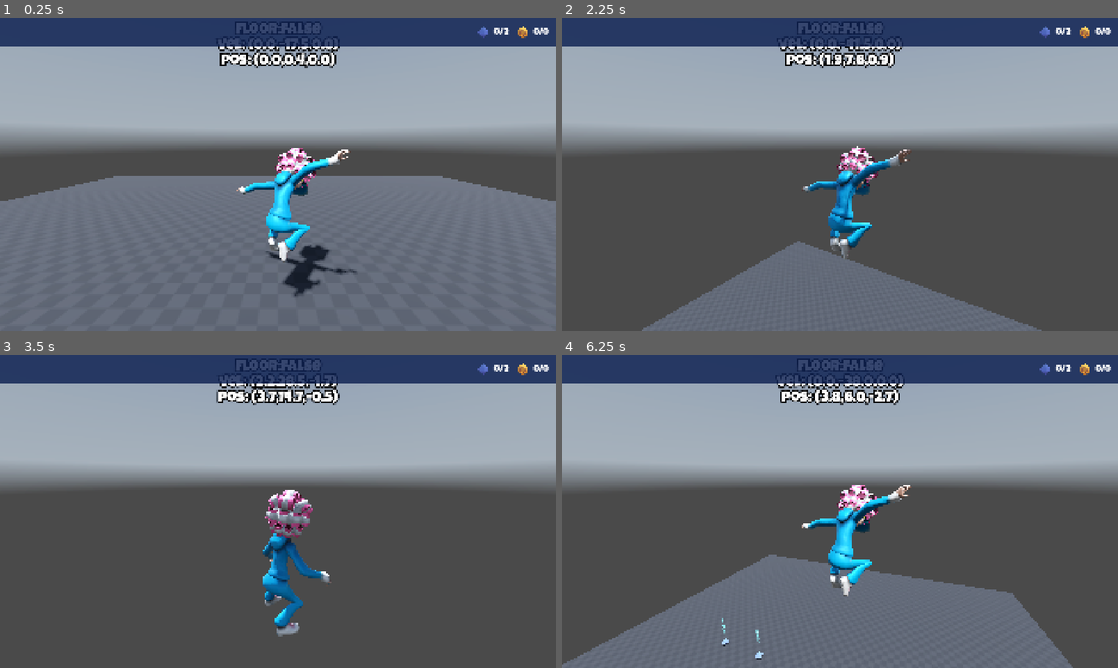
Above: before the commit, frames 1-4 (two rows, left to right).
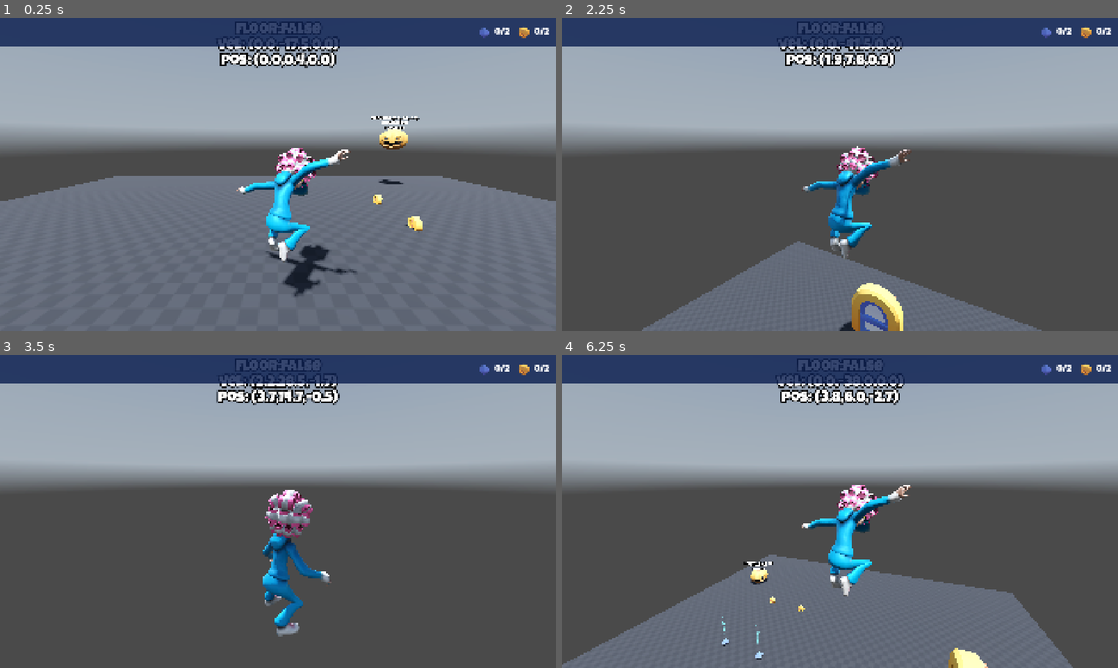
Above: after the commit, the same moments.

Repository: razhammer/GrannyCapers
Game: Godot game, scene res://Scenes/Level/LevelBase.tscn
Two runs of this game, one before a commit and one after it. Both use one fixed random seed, a clock stepped at 60 frames per second and the inputs below. A sky picture missing from this copy of the repository is replaced by a grey-blue gradient.
Inputs:
- Up to frame 1 (0.25 s): no input
- Up to frame 2 (2.25 s): tap Enter (shoot) at 0.5, 1.55 s; hold D (move_right) 0.53-1.28 s; hold Enter (shoot) 0.53-1.28 s; tap Space (jump) at 0.77, 0.8, 1.07, 1.35, 1.52, 1.82 s; hold S (move_backward) 1.28-2.03 s; hold D (move_right) from 2.03 s (still down); hold Enter (shoot) from 2.03 s (still down)
- Up to frame 3 (3.5 s): tap Space (jump) at 2.3, 3.02, 3.32 s; release D (move_right) at 2.78 s; release Enter (shoot) at 2.78 s; hold W (move_forward) from 2.78 s (still down); tap Enter (shoot) at 2.85 s
- Up to frame 4 (6.25 s): release W (move_forward) at 3.53 s; hold A (move_left) 3.53-5.03 s; tap Space (jump) at 3.6, 3.77, 4.07, 4.52, 4.82, 5.3, 5.85, 6.02 s; tap Enter (shoot) at 4.35, 6.05 s; hold S (move_backward) 5.03-5.78 s; hold Enter (shoot) 5.03-5.78 s; hold D (move_right) from 5.78 s (still down)

The runs differ from the first frame. In frame 1, 0.8% of the frame differs, in the area x 66-99%, y 2-68%; in frame 2, 1.4%, in the area x 49-99%, y 2-100%; in frame 3, 0.1%; in frame 4, 0.7%.

Commit message:
15/03/2026

Diff:
--- a/Globals/SignalHub.gd
+++ b/Globals/SignalHub.gd
@@ -4,13 +4,30 @@
 signal on_pickup_collected(pick_up: Pickup)
 signal on_pickup_scores_updated(scores: PickupScores)
 signal on_jewels_collected
+signal on_key_collected
+signal on_level_completed
+signal on_player_died
+
+
+func emit_on_player_died() -> void:
+	on_player_died.emit()
+
+
+func emit_on_key_collected() -> void:
+	on_key_collected.emit()
+
 
 func emit_on_pickup_collected(pick_up: Pickup) -> void:
 	on_pickup_collected.emit(pick_up)
+
 
 func emit_on_pickup_scores_updated(scores: PickupScores) -> void:
 	on_pickup_scores_updated.emit(scores)
 
 
-func emit_on_jewels_collected():
+func emit_on_jewels_collected() -> void:
 	on_jewels_collected.emit()
+
+
+func emit_on_level_completed() -> void:
+	on_level_completed.emit()
--- /dev/null
+++ b/Scenes/Enemies/Pumpkin/Pumpkin.gd
@@ -0,0 +1,59 @@
+extends CharacterBody3D
+
+@export var speed: float = 3.0
+@export var gravity: float = -20.0
+@export var jump_speed: float = 10.0
+@export var jump_distance: float = 10.0
+
+
+@onready var jump_timer: Timer = $JumpTimer
+@onready var label_debug: Label3D = $LabelDebug
+@onready var link_player: LinkPlayer = $LinkPlayer
+@onready var effects: AudioStreamPlayer3D = $Effects
+
+
+
+var _can_jump: bool = true
+var _was_on_floor: bool = true
+
+func _physics_process(delta: float) -> void:
+	if !link_player.granny:
+		return
+
+	velocity.y += gravity * delta
+
+	try_jump()
+	move_and_slide()
+	if !_was_on_floor !=is_on_floor():
+		effects.play()
+		_was_on_floor = is_on_floor()
+
+
+
+func try_jump() -> void:
+
+	var direction: Vector3 = link_player.direction_to_granny(global_position)
+	var flat_position: Vector3 = link_player.granny_pos_set_y(global_position.y)
+	var distance_to_player: float = global_position.distance_to(flat_position)
+
+	look_at(flat_position, Vector3.UP)
+
+	if _can_jump and distance_to_player < jump_distance:
+		_can_jump = false
+		velocity.y = jump_speed
+		velocity.x = direction.x * speed
+		velocity.z = direction.z * speed
+		jump_timer.start()
+	elif is_on_floor():
+		velocity.x = 0
+		velocity.z = 0
+
+	label_debug.text = "direction:%s\ndistance:%.1f\ntimer:%.1f" % [
+		GrannyUtils.formatted_vec3(direction),
+		distance_to_player,
+		jump_timer.time_left
+	]
+
+
+func _on_jump_timer_timeout() -> void:
+	_can_jump = true
--- /dev/null
+++ b/Scenes/Enemies/Pumpkin/Pumpkin.tscn
@@ -0,0 +1,43 @@
+[gd_scene format=3 uid="uid://mrkdxco5vyt3"]
+
+[ext_resource type="Script" uid="uid://cslp5ekkctwkq" path="res://Scenes/Enemies/Pumpkin/Pumpkin.gd" id="1_foek2"]
+[ext_resource type="PackedScene" uid="uid://ditk8pl8hvbyt" path="res://Assets/Models/Enemies/Pumpkin/Pumpkin.glb" id="1_vv4x1"]
+[ext_resource type="AudioStream" uid="uid://bc7oqn83xl1t6" path="res://Assets/Audio/Enemies/pumpkin.wav" id="2_w6hay"]
+[ext_resource type="PackedScene" uid="uid://behhj1x1xjw24" path="res://Scenes/Utility/LinkPlayer/LinkPlayer.tscn" id="3_3bi1x"]
+[ext_resource type="PackedScene" uid="uid://cxo1qecuoof4p" path="res://Scenes/Utility/FallsOff/FallsOff.tscn" id="4_foek2"]
+
+[sub_resource type="CapsuleShape3D" id="CapsuleShape3D_w6hay"]
+radius = 0.43701172
+height = 0.92285156
+
+[node name="Pumpkin" type="CharacterBody3D" unique_id=1213548927]
+collision_layer = 0
+script = ExtResource("1_foek2")
+
+[node name="CollisionShape3D" type="CollisionShape3D" parent="." unique_id=1812272012]
+transform = Transform3D(1, 0, 0, 0, 1, 0, 0, 0, 1, 0, 0.43554688, 0)
+shape = SubResource("CapsuleShape3D_w6hay")
+
+[node name="Pumpkin" parent="." unique_id=1623699423 instance=ExtResource("1_vv4x1")]
+transform = Transform3D(-0.8, 0, -6.9938224e-08, 0, 0.8, 0, 6.9938224e-08, 0, -0.8, 0, 0, 0)
+
+[node name="Effects" type="AudioStreamPlayer3D" parent="." unique_id=1436843858]
+stream = ExtResource("2_w6hay")
+
+[node name="JumpTimer" type="Timer" parent="." unique_id=1736733290]
+wait_time = 3.0
+one_shot = true
+
+[node name="LinkPlayer" parent="." unique_id=671507847 instance=ExtResource("3_3bi1x")]
+
+[node name="FallsOff" parent="." unique_id=1638287272 instance=ExtResource("4_foek2")]
+
+[node name="LabelDebug" type="Label3D" parent="." unique_id=2063858663]
+transform = Transform3D(1, 0, 0, 0, 1, 0, 0, 0, 1, 0, 1.171967, 0)
+billboard = 1
+text = "asdfasdf
+asdfasdf
+asdfasdf"
+font_size = 40
+
+[connection signal="timeout" from="JumpTimer" to="." method="_on_jump_timer_timeout"]
--- a/Scenes/Hud/Hud.gd
+++ b/Scenes/Hud/Hud.gd
@@ -3,17 +3,31 @@
 @onready var label_jewels: Label = $PC/HB/HBJewel/LabelJewels
 @onready var label_coins: Label = $PC/HB/HBCoin/LabelCoins
 @onready var key_image: TextureRect = $PC/KeyImage
+@onready var label_exit: Label = $PC/LabelExit
+@onready var level_complete_rect: ColorRect = $LevelCompleteRect
+@onready var music: AudioStreamPlayer = $Music
+@onready var continue_label: Label = $LevelCompleteRect/VB/ContinueLabel
 
+
+const DARKLING = preload("uid://bxnsd1fqwxay")
+const PARADISE_FOUND = preload("uid://mh5qe0y1arse")
+
+
+func _ready() -> void:
+	level_complete_rect.hide()
 
 
 func _enter_tree() -> void:
 	SignalHub.on_pickup_scores_updated.connect(pickup_score_update)
 	SignalHub.on_jewels_collected.connect(on_jewels_collected)
+	SignalHub.on_key_collected.connect(on_key_collected)
+	SignalHub.on_level_completed.connect(on_level_completed)
 
 
 func pickup_score_update(scores: PickupScores) -> void:
 	label_jewels.text = "%d/%d" % [scores.jewels_count, scores.jewels_total]
 	label_coins.text = "%d/%d" % [scores.coins_count, scores.coins_total]
+
 
 func on_jewels_collected():
 	key_image.show()
@@ -21,3 +35,20 @@
 	tween.set_loops(0)
 	tween.tween_property(key_image, "modulate", Color(1.0,1.0,1.0,0.0), 0.5)
 	tween.tween_property(key_image, "modulate", Color(1.0,1.0,1.0,1.0), 0.5)
+
+
+func show_game_over(is_dead: bool):
+	get_tree().paused = true
+	level_complete_rect.show()
+	await get_tree().create_timer(1.0).timeout
+	continue_label.show()
+	GrannyUtils.play_clip_plain(music, PARADISE_FOUND)
+
+
+func on_key_collected():
+	key_image.hide()
+	label_exit.show()
+
+
+func on_level_completed() -> void:
+	show_game_over(false)
--- a/Scenes/Hud/Hud.tscn
+++ b/Scenes/Hud/Hud.tscn
@@ -4,6 +4,19 @@
 [ext_resource type="Texture2D" uid="uid://c6deecgs7aio4" path="res://Assets/Images/Textures/Items/coin-gold.png" id="2_iteex"]
 [ext_resource type="Texture2D" uid="uid://bh0xh4b13rhw8" path="res://Assets/Images/Textures/Items/jewel.png" id="2_xymhr"]
 [ext_resource type="Texture2D" uid="uid://baxms0hakwl7x" path="res://Assets/Images/Textures/Items/key.png" id="4_bbjj2"]
+
+[sub_resource type="LabelSettings" id="LabelSettings_ysf55"]
+font_size = 100
+outline_size = 16
+outline_color = Color(0, 0, 0, 1)
+shadow_size = 2
+
+[sub_resource type="LabelSettings" id="LabelSettings_ighhf"]
+font_size = 64
+font_color = Color(0.33333334, 1, 1, 1)
+outline_size = 16
+outline_color = Color(0, 0, 0, 1)
+shadow_size = 2
 
 [sub_resource type="StyleBoxFlat" id="StyleBoxFlat_xymhr"]
 content_margin_left = 24.0
@@ -16,6 +29,9 @@
 [sub_resource type="LabelSettings" id="LabelSettings_xymhr"]
 font_size = 32
 
+[sub_resource type="LabelSettings" id="LabelSettings_bbjj2"]
+font_size = 32
+
 [node name="Hud" type="Control" unique_id=613413698]
 process_mode = 3
 layout_mode = 3
@@ -25,6 +41,44 @@
 grow_horizontal = 2
 grow_vertical = 2
 script = ExtResource("1_ysf55")
+
+[node name="LevelCompleteRect" type="ColorRect" parent="." unique_id=1156918933]
+layout_mode = 1
+anchors_preset = 15
+anchor_right = 1.0
+anchor_bottom = 1.0
+grow_horizontal = 2
+grow_vertical = 2
+color = Color(0.3647059, 0, 0.87058824, 0.60784316)
+
+[node name="VB" type="VBoxContainer" parent="LevelCompleteRect" unique_id=79288613]
+layout_mode = 1
+anchors_preset = 8
+anchor_left = 0.5
+anchor_top = 0.5
+anchor_right = 0.5
+anchor_bottom = 0.5
+offset_left = -380.5
+offset_top = -50.5
+offset_right = 380.5
+offset_bottom = 50.5
+grow_horizontal = 2
+grow_vertical = 2
+
+[node name="CompleteLabel" type="Label" parent="LevelCompleteRect/VB" unique_id=1356195652]
+layout_mode = 2
+size_flags_horizontal = 4
+text = "Level Complete"
+label_settings = SubResource("LabelSettings_ysf55")
+horizontal_alignment = 1
+
+[node name="ContinueLabel" type="Label" parent="LevelCompleteRect/VB" unique_id=1519954631]
+visible = false
+layout_mode = 2
+size_flags_horizontal = 4
+text = "Press shoot to continue"
+label_settings = SubResource("LabelSettings_ighhf")
+horizontal_alignment = 1
 
 [node name="PC" type="PanelContainer" parent="." unique_id=88517627]
 layout_mode = 1
@@ -80,3 +134,12 @@
 texture = ExtResource("4_bbjj2")
 expand_mode = 2
 stretch_mode = 4
+
+[node name="LabelExit" type="Label" parent="PC" unique_id=1855632865]
+visible = false
+layout_mode = 2
+size_flags_horizontal = 0
+text = "Go to Exit!"
+label_settings = SubResource("LabelSettings_bbjj2")
+
+[node name="Music" type="AudioStreamPlayer" parent="." unique_id=1616608012]
--- a/Scenes/Level/LevelBase.gd
+++ b/Scenes/Level/LevelBase.gd
@@ -1,7 +1,17 @@
 extends Node
 
+@onready var music: AudioStreamPlayer = $Music
 
 
 func _unhandled_input(event: InputEvent) -> void:
 	if event.is_action_pressed("exit"):
 		GameManager.change_to_main()
+
+
+
+func _enter_tree() -> void:
+	SignalHub.on_level_completed.connect(on_level_completed)
+
+
+func on_level_completed() -> void:
+	music.stop()
--- a/Scenes/Level/LevelBase.tscn
+++ b/Scenes/Level/LevelBase.tscn
@@ -7,9 +7,12 @@
 [ext_resource type="AudioStream" uid="uid://cgnfsivumhmys" path="res://Assets/Audio/Music/Lord of the Rangs.mp3" id="5_ooqsx"]
 [ext_resource type="PackedScene" uid="uid://cljbtw17fkdry" path="res://Scenes/Scenery/Platforms/TestPlatform.tscn" id="6_v5c15"]
 [ext_resource type="PackedScene" uid="uid://dgbw4qxpotdm" path="res://Scenes/Granny/Granny.tscn" id="7_yqkkm"]
+[ext_resource type="PackedScene" uid="uid://dgved8ku5vcl2" path="res://Scenes/Pickup/Coin.tscn" id="8_ilrmw"]
 [ext_resource type="PackedScene" uid="uid://b7jarbbyqplg0" path="res://Scenes/Pickup/Jewel.tscn" id="8_y3j2c"]
 [ext_resource type="PackedScene" uid="uid://cc6ylirm6ip1f" path="res://Scenes/PickupTracker/PickupTracker.tscn" id="10_6ehlo"]
 [ext_resource type="PackedScene" uid="uid://c6s0iu6kjw1us" path="res://Scenes/Pickup/Key.tscn" id="10_yeolc"]
+[ext_resource type="PackedScene" uid="uid://dyldmp46jptqe" path="res://Scenes/LevelExit/LevelExit.tscn" id="11_yeolc"]
+[ext_resource type="PackedScene" uid="uid://mrkdxco5vyt3" path="res://Scenes/Enemies/Pumpkin/Pumpkin.tscn" id="13_86rlm"]
 
 [sub_resource type="PanoramaSkyMaterial" id="PanoramaSkyMaterial_bgw71"]
 panorama = ExtResource("1_5ufo3")
@@ -54,6 +57,12 @@
 
 [node name="Pickups" type="Node" parent="." unique_id=2058054046]
 
+[node name="Coin" parent="Pickups" unique_id=1628500723 instance=ExtResource("8_ilrmw")]
+transform = Transform3D(1, 0, 0, 0, 1, 0, 0, 0, 1, -3.435172, -9.536743e-07, 2.4814224)
+
+[node name="Coin2" parent="Pickups" unique_id=1933726929 instance=ExtResource("8_ilrmw")]
+transform = Transform3D(1, 0, 0, 0, 1, 0, 0, 0, 1, -3.5138564, -9.536743e-07, 4.602084)
+
 [node name="Jewel" parent="Pickups" unique_id=1858503373 instance=ExtResource("8_y3j2c")]
 transform = Transform3D(1, 0, 0, 0, 1, 0, 0, 0, 1, -0.055444717, 0, 4.545546)
 
@@ -64,3 +73,9 @@
 transform = Transform3D(1, 0, 0, 0, 1, 0, 0, 0, 1, 0.0184803, 0, 7.891491)
 
 [node name="PickupTracker" parent="." unique_id=1973471986 instance=ExtResource("10_6ehlo")]
+
+[node name="LevelExit" parent="." unique_id=2128408601 instance=ExtResource("11_yeolc")]
+transform = Transform3D(1, 0, 0, 0, 1, 0, 0, 0, 1, -0.055444717, 0, -5.283321)
+
+[node name="Pumpkin" parent="." unique_id=1213548927 instance=ExtResource("13_86rlm")]
+transform = Transform3D(0.6808487, 0, 0.7324241, 0, 1, 0, -0.7324241, 0, 0.6808487, -5.369666, -0.07955217, 7.271062)
--- /dev/null
+++ b/Scenes/LevelExit/LevelExit.gd
@@ -0,0 +1,41 @@
+extends Node3D
+
+
+@onready var label_holder: Node3D = $LabelHolder
+@onready var label_key: Label3D = $LabelHolder/LabelKey
+@onready var exit_area: Area3D = $ExitArea
+@onready var sfx: AudioStreamPlayer3D = $SFX
+
+
+var key_collected: bool = false
+
+
+
+func _ready() -> void:
+	SignalHub.on_key_collected.connect(on_key_collected)
+	label_holder.hide()
+	animate_label()
+
+
+func animate_label() -> void:
+	var tw: Tween = create_tween()
+	tw.set_loops()
+	tw.tween_property(label_key, "visible", true, 0.6)
+	tw.tween_property(label_key, "visible", false, 0.1)
+
+
+func on_key_collected() -> void:
+	key_collected = true
+
+
+
+func _on_exit_area_body_entered(_body: Node3D) -> void:
+	if key_collected:
+		SignalHub.emit_on_level_completed()
+	else:
+		label_holder.show()
+		sfx.play()
+
+
+func _on_exit_area_body_exited(_body: Node3D) -> void:
+	label_holder.hide()
--- /dev/null
+++ b/Scenes/LevelExit/LevelExit.tscn
@@ -0,0 +1,55 @@
+[gd_scene format=3 uid="uid://dyldmp46jptqe"]
+
+[ext_resource type="PackedScene" uid="uid://ce0owaul1cj5v" path="res://Assets/Models/Kenney/Platformer/door-rotate-large.glb" id="1_m8yfu"]
+[ext_resource type="Script" uid="uid://ccmgehltrp03q" path="res://Scenes/LevelExit/LevelExit.gd" id="1_xn2r3"]
+[ext_resource type="PackedScene" uid="uid://cxqufe3uxkg2a" path="res://Assets/Models/Kenney/Platformer/fence-straight.glb" id="2_6edub"]
+[ext_resource type="AudioStream" uid="uid://dhvl7y5vhxpq" path="res://Assets/Audio/Music/Effects/242503__wrong-action.wav" id="3_q37bc"]
+
+[sub_resource type="BoxShape3D" id="BoxShape3D_m8yfu"]
+size = Vector3(1.5265808, 1.944725, 0.5213394)
+
+[sub_resource type="BoxShape3D" id="BoxShape3D_6edub"]
+size = Vector3(1.6884766, 2.4167633, 0.98187256)
+
+[node name="LevelExit" type="Node3D" unique_id=2128408601]
+script = ExtResource("1_xn2r3")
+
+[node name="door-rotate-large2" parent="." unique_id=1530975089 instance=ExtResource("1_m8yfu")]
+transform = Transform3D(2.5, 0, 0, 0, 2.5, 0, 0, 0, 2.5, 0, 0, 0)
+
+[node name="ExitArea" type="Area3D" parent="." unique_id=296144565]
+collision_layer = 0
+collision_mask = 2
+
+[node name="CollisionShape3D" type="CollisionShape3D" parent="ExitArea" unique_id=1144430156]
+transform = Transform3D(1, 0, 0, 0, 1, 0, 0, 0, 1, -0.011123657, 1.0054741, 0.49914932)
+shape = SubResource("BoxShape3D_m8yfu")
+
+[node name="StaticBody3D" type="StaticBody3D" parent="." unique_id=969790499]
+collision_mask = 0
+
+[node name="CollisionShape3D" type="CollisionShape3D" parent="StaticBody3D" unique_id=732643243]
+transform = Transform3D(1, 0, 0, 0, 1, 0, 0, 0, 1, -0.016113281, 1.2108841, -0.10531616)
+shape = SubResource("BoxShape3D_6edub")
+
+[node name="fence-straight2" parent="." unique_id=297050717 instance=ExtResource("2_6edub")]
+transform = Transform3D(-1.5, 0, -2.2649371e-07, 0, 1.5, 0, 2.2649371e-07, 0, -1.5, 0, 0, 0.1506319)
+
+[node name="fence-straight3" parent="." unique_id=2083402726 instance=ExtResource("2_6edub")]
+transform = Transform3D(-1.5, 0, -2.2649371e-07, 0, 1.5, 0, 2.2649371e-07, 0, -1.5, 0, 0.70196533, 0.1506319)
+
+[node name="fence-straight4" parent="." unique_id=380792701 instance=ExtResource("2_6edub")]
+transform = Transform3D(-1.5, 0, -2.2649371e-07, 0, 1.5, 0, 2.2649371e-07, 0, -1.5, 0, 1.4506836, 0.1506319)
+
+[node name="LabelHolder" type="Node3D" parent="." unique_id=2095967158]
+
+[node name="LabelKey" type="Label3D" parent="LabelHolder" unique_id=479018595]
+transform = Transform3D(1, 0, 0, 0, 1, 0, 0, 0, 1, 0, 0.86493874, 0.3607788)
+modulate = Color(1, 0.2627451, 1, 1)
+text = "You need the key"
+
+[node name="SFX" type="AudioStreamPlayer3D" parent="." unique_id=413123455]
+stream = ExtResource("3_q37bc")
+
+[connection signal="body_entered" from="ExitArea" to="." method="_on_exit_area_body_entered"]
+[connection signal="body_exited" from="ExitArea" to="." method="_on_exit_area_body_exited"]
--- a/Scenes/PickupTracker/PickupTracker.gd
+++ b/Scenes/PickupTracker/PickupTracker.gd
@@ -30,4 +30,6 @@
 				SignalHub.emit_on_jewels_collected()
 		Pickup.PickupType.Coin:
 			pickup_scores.coins_count += 1
+		Pickup.PickupType.Key:
+			SignalHub.emit_on_key_collected()
 	SignalHub.emit_on_pickup_scores_updated(pickup_scores)
--- /dev/null
+++ b/Scenes/Utility/FallsOff/FallsOff.gd
@@ -0,0 +1,14 @@
+extends Node3D
+
+
+@export var y_floor: float = -50.0
+
+
+func _process(delta: float) -> void:
+	if global_position.y < y_floor:
+		fall_off()
+
+
+func fall_off() -> void:
+	GrannyUtils.print_with_parent(self, "falling off")
+	get_parent().queue_free()
--- /dev/null
+++ b/Scenes/Utility/FallsOff/FallsOff.tscn
@@ -0,0 +1,6 @@
+[gd_scene format=3 uid="uid://cxo1qecuoof4p"]
+
+[ext_resource type="Script" uid="uid://i32ne5uoy0pm" path="res://Scenes/Utility/FallsOff/FallsOff.gd" id="1_0aols"]
+
+[node name="FallsOff" type="Node3D" unique_id=1638287272]
+script = ExtResource("1_0aols")
--- /dev/null
+++ b/Scenes/Utility/LifeTimer/LifeTimer.gd
@@ -0,0 +1,11 @@
+extends Node
+
+
+@export var life_time: float = 5.0
+
+
+# Called when the node enters the scene tree for the first time.
+func _ready() -> void:
+	await get_tree().create_timer(life_time, false).timeout
+	GrannyUtils.print_with_parent(self, "lifetime over")
+	get_parent().queue_free()
--- /dev/null
+++ b/Scenes/Utility/LifeTimer/LifeTimer.tscn
@@ -0,0 +1,6 @@
+[gd_scene format=3 uid="uid://c4krt8t2lcwin"]
+
+[ext_resource type="Script" uid="uid://dx0u0m34kb46x" path="res://Scenes/Utility/LifeTimer/LifeTimer.gd" id="1_l41l2"]
+
+[node name="LifeTimer" type="Node" unique_id=75409338]
+script = ExtResource("1_l41l2")
--- /dev/null
+++ b/Scenes/Utility/LinkPlayer/LinkPlayer.gd
@@ -0,0 +1,56 @@
+extends Node
+
+
+class_name LinkPlayer
+
+
+var _granny_ref: Granny
+
+
+var granny: Granny:
+	get: return _granny_ref
+
+
+var granny_x: float:
+	get: return _granny_ref.global_position.x if _granny_ref else 0.0
+
+
+var granny_y: float:
+	get: return _granny_ref.global_position.y if _granny_ref else 0.0
+
+
+var granny_z: float:
+	get: return _granny_ref.global_position.z if _granny_ref else 0.0
+
+
+var granny_pos: Vector3:
+	get: return _granny_ref.global_position if _granny_ref else Vector3.ZERO
+
+
+func granny_pos_set_y(y: float) -> Vector3:
+	return Vector3(_granny_ref.global_position.x, y, _granny_ref.global_position.z)
+
+
+func direction_to_granny(our_pos: Vector3) -> Vector3:
+	return our_pos.direction_to(_granny_ref.global_position)
+
+
+func granny_too_close(our_pos: Vector3) -> bool:
+	return our_pos.distance_to(_granny_ref.global_position) < 0.2
+
+
+func _ready() -> void:
+	find_ref()
+
+
+func _enter_tree() -> void:
+	SignalHub.on_player_died.connect(on_player_died)
+
+
+func on_player_died():
+	_granny_ref = null
+
+
+func find_ref() -> void:
+	_granny_ref = get_tree().get_first_node_in_group(Granny.GROUP_NAME)
+	pass
--- /dev/null
+++ b/Scenes/Utility/LinkPlayer/LinkPlayer.tscn
@@ -0,0 +1,6 @@
+[gd_scene format=3 uid="uid://behhj1x1xjw24"]
+
+[ext_resource type="Script" uid="uid://qed2hqewo7o0" path="res://Scenes/Utility/LinkPlayer/LinkPlayer.gd" id="1_j4b18"]
+
+[node name="LinkPlayer" type="Node" unique_id=671507847]
+script = ExtResource("1_j4b18")
--- /dev/null
+++ b/Scenes/Utility/TestBunny/TestBunny.gd
@@ -0,0 +1,18 @@
+extends Node3D
+
+
+@export var fall_speed: float = 10.0
+
+
+@onready var link_player: LinkPlayer = $LinkPlayer
+
+
+func _process(delta: float) -> void:
+	#position.y -= fall_speed * delta
+	var flat_position = link_player.granny_pos_set_y(global_position.y)
+	look_at(flat_position, Vector3.UP)
+
+
+func _exit_tree() -> void:
+	print(link_player.direction_to_granny(global_position))
+	print("Test Bunny says bye bye")
--- /dev/null
+++ b/Scenes/Utility/TestBunny/TestBunny.tscn
@@ -0,0 +1,22 @@
+[gd_scene format=3 uid="uid://b7v1gj6jlg63l"]
+
+[ext_resource type="Script" uid="uid://nxkdluoaebdu" path="res://Scenes/Utility/TestBunny/TestBunny.gd" id="1_2ttgc"]
+[ext_resource type="PackedScene" uid="uid://behhj1x1xjw24" path="res://Scenes/Utility/LinkPlayer/LinkPlayer.tscn" id="3_fghix"]
+
+[sub_resource type="BoxMesh" id="BoxMesh_3eiid"]
+
+[sub_resource type="CapsuleMesh" id="CapsuleMesh_2ttgc"]
+radius = 0.25
+height = 1.0
+
+[node name="TestBunny" type="Node3D" unique_id=1996967496]
+script = ExtResource("1_2ttgc")
+
+[node name="MeshInstance3D" type="MeshInstance3D" parent="." unique_id=906668375]
+mesh = SubResource("BoxMesh_3eiid")
+
+[node name="MeshInstance3D" type="MeshInstance3D" parent="MeshInstance3D" unique_id=1035481925]
+transform = Transform3D(1, 0, 0, 0, -4.371139e-08, -1, 0, 1, -4.371139e-08, 0, 0, -0.38031006)
+mesh = SubResource("CapsuleMesh_2ttgc")
+
+[node name="LinkPlayer" parent="." unique_id=671507847 instance=ExtResource("3_fghix")]
Not shown, added: Assets/Audio/Enemies/pumpkin.wav.import
Not shown, changed: Assets/Audio/Music/Adventures in Adventureland.mp3.import
Not shown, changed: Assets/Audio/Music/Boogie Party.mp3.import
Not shown, added: Assets/Audio/Music/Darkling.mp3.import
Not shown, added: Assets/Audio/Music/Effects/242503__wrong-action.wav.import
Not shown, changed: Assets/Audio/Music/Lord of the Rangs.mp3.import
Not shown, added: Assets/Audio/Music/Paradise_Found.mp3.import
Binary file added: Assets/Models/Enemies/Pumpkin/Pumpkin.glb
Not shown, added: Assets/Models/Enemies/Pumpkin/Pumpkin.glb.import
Binary file added: Assets/Models/Enemies/Pumpkin/Pumpkin_halloweenbits_texture.png
Not shown, added: Assets/Models/Enemies/Pumpkin/Pumpkin_halloweenbits_texture.png.import
Binary file added: Assets/Models/Kenney/Platformer/door-rotate-large.glb
(and 14 more such lines)
